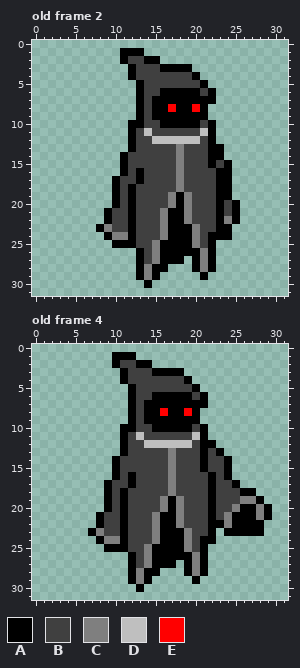
One commit to this pixel-art file: BossCultist.aseprite. Above: the version before the commit.
32x32 pixels, 4 frames. Shown: old frame 2, old frame 4. The commit also changed other frames, which this record leaves out.
Visible layers, top first: "Arm", "Robe", "Main".
Palette (. is transparent): A #000000  B #404040  C #7f7f7f  D #bfbfbf  E #ff0000
Pixels before, old frame 2, first column x 8:
 1 ...AAA............
 2 ...ABBAA..........
 3 ....ABBBAAAA......
 4 ....ABBBBBBBA.....
 5 .....ABBBBBBBA....
 6 .....ABBAAAAABA...
 7 .....ABAAAAAAAA...
 8 .....ABAAEAAEA....
 9 .....ABAAAAAAA....
10 ....AABBAAAAABA...
11 ....ABDBBBBBBDA...
12 ....ABBDDDDDDBA...
13 ....ABBBBBCBBBAA..
14 ...ABBBBBBCBBBAA..
15 ...ABBBBBBCBBBABA.
16 ...ABABBBBCBBBBAA.
17 ..ABBABBBBCBBBBAA.
18 ..ABABBBBBCBBBBAA.
19 ..ABABBBBCACBBBAA.
20 ..ABABBBBCACBBBABA
21 .ABBABBBCAACBBBABA
22 .ABBABBBCAACBBBACA
23 ACBBABBBCAAACBBAA.
24 .ACCABBBCAAACBAAA.
25 ..AAABBCAAAACBA...
26 .....ABCAAAAACA...
27 .....ABCAAA.ACA...
28 .....ACAA...ACA...
29 .....ACA.....A....
30 ......A...........
Pixels before, old frame 4, first column x 7:
 1 ...AAA.................
 2 ...ABBAA...............
 3 ....ABBBAAAA...........
 4 ....ABBBBBBBA..........
 5 .....ABBBBBBBA.........
 6 .....ABBAAAAABA........
 7 .....ABAAAAAAAA........
 8 .....ABAAEAAEA.........
 9 .....ABAAAAAAA.........
10 ....AABBAAAAABA........
11 ....ABDBBBBBBDA........
12 ....ABBDDDDDDBAA.......
13 ....ABBBBBCBBBABA......
14 ...ABBBBBBCBBBABBA.....
15 ...ABBBBBBCBBBABBA.....
16 ...ABABBBBCBBBBABA.....
17 ..ABBABBBBCBBBBABBA....
18 ..ABABBBBBCBBBBABBBAA..
19 ..ABABBBBCACBBBABBBCCA.
20 ..ABABBBBCACBBBABBCAACA
21 .ABBABBBCAACBBBABCAAACA
22 .ABBABBBCAACBBBAACAAAA.
23 ACBBABBBCAAACBBA.AAAAA.
24 .ACCABBBCAAACBAA.......
25 ..AAABBCAAAACBA........
26 .....ABCAAAAACA........
27 .....ABCAAA.ACA........
28 .....ACAA...ACA........
29 .....ACA.....A.........
30 ......A................
After:
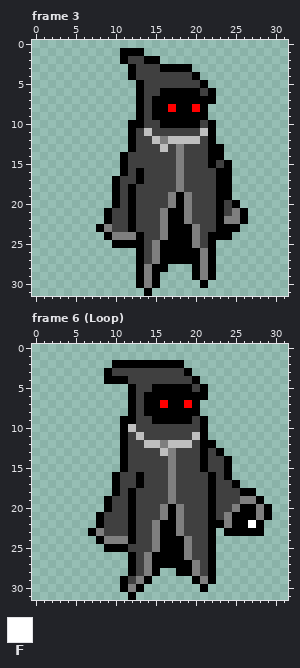
Colours new in this view: F #ffffff
A new or re-ordered frame is compared with the old frame closest to it.
Difference:
frames 4 -> 9
layer "Hood" added
layer "Magic" added
Frame 3 is new; against old frame 2, layers "Hood", "Arm", "Robe":
y 12: x 16 D -> C
y 13: x 16 B -> D
y 21..22: x 25..26 A. -> CA
y 23: x 25 . -> A
y 24: x 12..13 AB -> CA
y 25: x 13 B -> A
y 27: x 19 . -> A
y 29: x 20..22 .A. -> ACA
y 30: x 13..15 .A. -> ACA; x 21 . -> A
y 31: x 14 . -> A
Frame 6 (Loop) against old frame 4:
y 1: x 10..12 AAA -> ...
y 2: x 11..12 BB -> AA; x 15..18 .... -> AAAA
y 3: x 9..11 ..A -> ABB; x 15..19 AAAA. -> BBBBA
y 4: x 9..10 .. -> AA; x 19..20 A. -> BA
y 5: x 15..21 BBBBBA. -> AAAAABA
y 6: x 14 B -> A; x 20 B -> A
y 7: x 16 A -> E; x 19 A -> E; x 21 A -> .
y 8: x 16 E -> A; x 19 E -> A
y 9: x 11 . -> A; x 14 A -> B; x 20..21 A. -> BA
y 10: x 12 A -> D; x 15..19 AAAAA -> BBBBB
y 12: x 16 D -> C
y 13: x 16 B -> D
y 14..15: x 10..11 AB -> .A
y 16: x 12..13 AB -> BA
y 17: x 9..10 AB -> .A; x 12..13 AB -> BA
y 18: x 9..12 ABAB -> .ABA
y 19: x 11..12 AB -> BA; x 16..18 CAC -> BCB
y 20: x 11..12 AB -> BA
y 21: x 11..12 AB -> BA; x 15..16 CA -> BC
y 22: x 11..12 AB -> BA; x 27 A -> F
y 23: x 11..12 AB -> BA; x 18..19 AC -> CB
y 24: x 11..12 AB -> CA; x 21 A -> B
y 25: x 14..15 CA -> BC; x 21..22 A. -> BA
y 26: x 19..22 ACA. -> CBBA
y 27: x 18 . -> A; x 21..22 A. -> BA
y 28: x 13..14 CA -> BC; x 18 . -> A; x 21..22 A. -> BA
y 29: x 11..12 .A -> AB; x 21..22 .. -> CA
y 30: x 11..12 .. -> AC; x 21 . -> A
y 31: x 12 . -> A
Where, in picture pixels (left, top, right, bottom), the same in both pictures:
changed: (160, 136, 168, 152)
changed: (232, 208, 248, 232)
changed: (128, 232, 144, 248)
changed: (136, 256, 216, 296)
changed: (104, 352, 216, 600)
changed: (248, 520, 256, 528)
